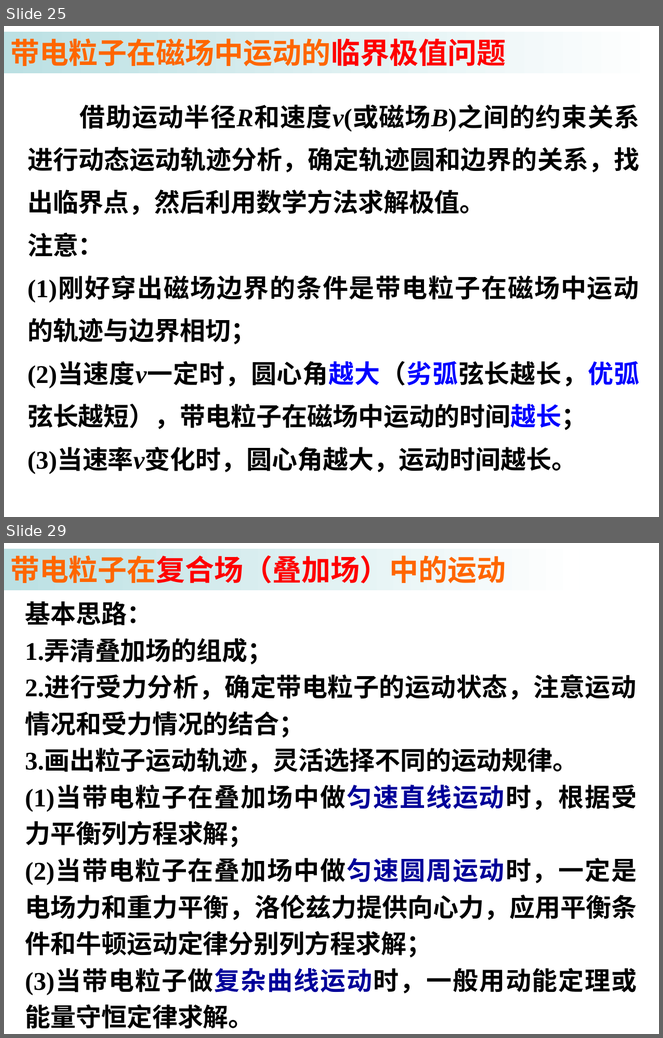
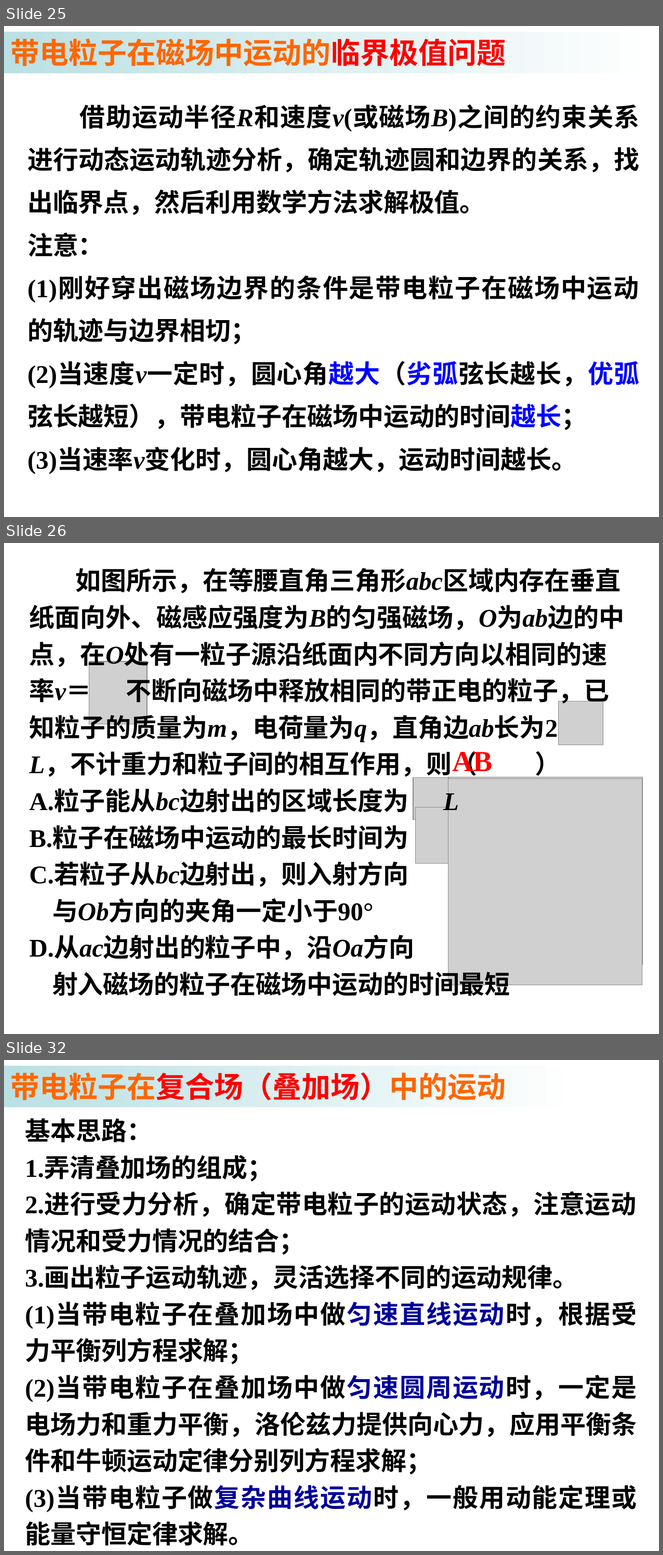
Before and after one commit to saddestboy/wuli2, a slide deck: 3.6 带电粒子在匀强磁场中的运动/3.6b 带电粒子在匀强磁场中的运动 （习题课）.ppt. Shown one above the other, each under a label of ours: slides 25 and 29 before the commit, slides 25, 26 and 32 after it; the slides between them are not shown. The pictures are 663x1038 and 663x1555 pixels, drawn with LibreOffice and Linux fonts; fonts in the diff are those of the drawing; grey boxes stand for pictures. Boxes give left, top, right and bottom in pixels: in the first picture for what was removed or moved away, otherwise in the second. Text is boxed around its words. In the diff, an @@ line names an element or a change of style, - is before the commit and + after.

```diff
--- a/3.6 带电粒子在匀强磁场中的运动/3.6b 带电粒子在匀强磁场中的运动 （习题课）.ppt
+++ b/3.6 带电粒子在匀强磁场中的运动/3.6b 带电粒子在匀强磁场中的运动 （习题课）.ppt
@@ slide 26 added at (x1=4, y1=543, x2=659, y2=1034), background #FFFFFF @@
@@ text added at (x1=29, y1=568, x2=624, y2=996), 28 pt, text #000000, bold @@
+如图所示，在等腰直角三角形abc区域内存在垂直纸面向外、磁感应强度为B的匀强磁场，O为ab边的中点，在O处有一粒子源沿纸面内不同方向以相同的速率v＝ 不断向磁场中释放相同的带正电的粒子，已知粒子的质量为m，电荷量为q，直角边ab长为2 L，不计重力和粒子间的相互作用，则（ ）
+A.粒子能从bc边射出的区域长度为 L
+B.粒子在磁场中运动的最长时间为
+C.若粒子从bc边射出，则入射方向
+与Ob方向的夹角一定小于90°
+D.从ac边射出的粒子中，沿Oa方向
+射入磁场的粒子在磁场中运动的时间最短
@@ picture added at (x1=89, y1=662, x2=148, y2=724) @@
@@ picture added at (x1=559, y1=702, x2=604, y2=745) @@
@@ text added at (x1=452, y1=752, x2=493, y2=776), 32 pt, text #FF0000, bold @@
+AB
@@ picture added at (x1=414, y1=778, x2=457, y2=820) @@
@@ picture added at (x1=448, y1=779, x2=642, y2=985) @@
@@ picture added at (x1=449, y1=777, x2=644, y2=965) @@
@@ picture added at (x1=415, y1=807, x2=458, y2=863) @@
@@ what was slide 29 is now slide 32 @@
```
Also in this commit, not shown: 17 slides changed, 3 other slides added, 1 slide removed.
